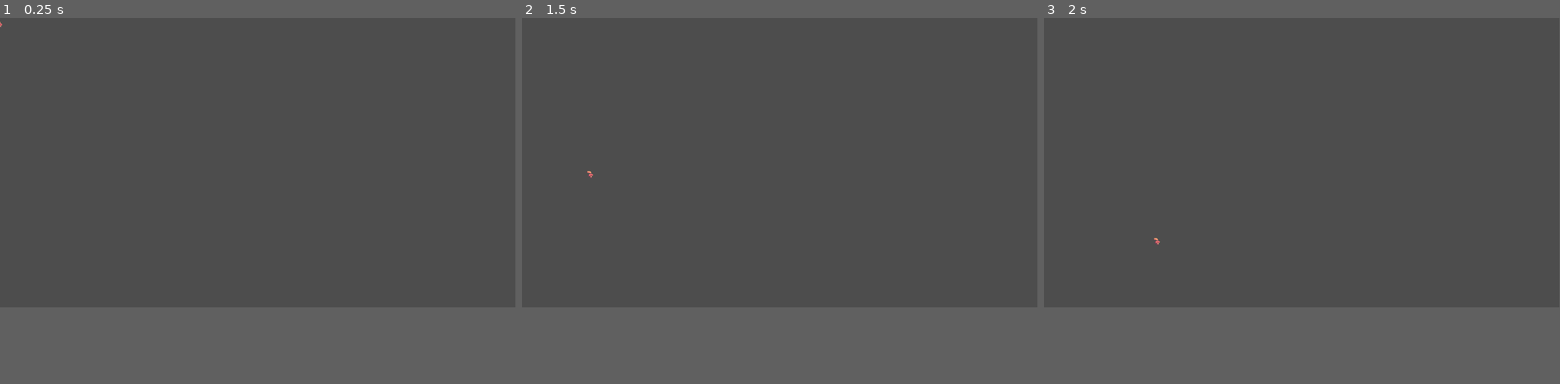
Above: before the commit, frames 1-3 (left to right).
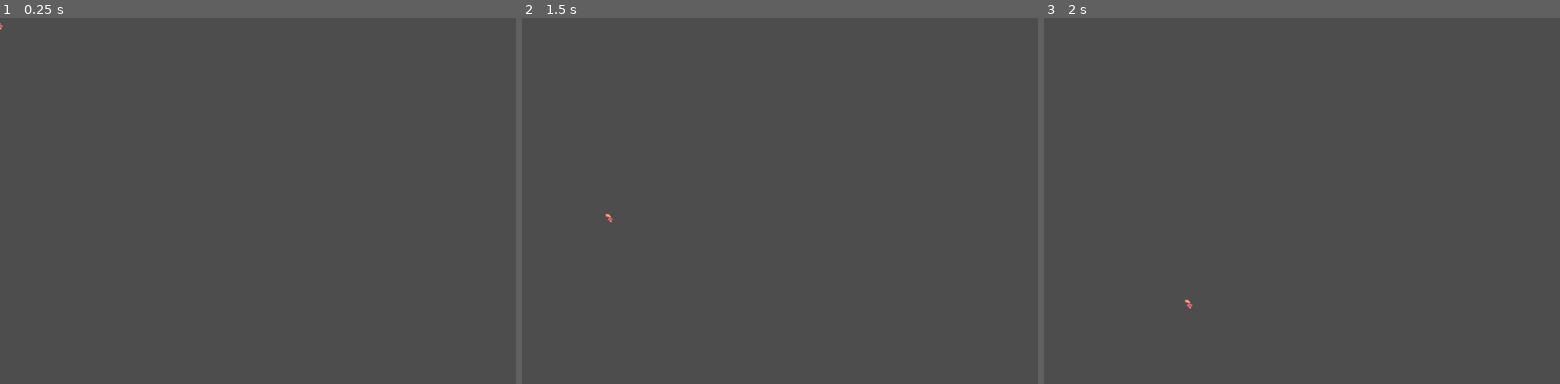
Above: after the commit, the same moments.

Repository: CBurgess97/godot-platformer
Game: Godot game, scene res://Player/player.tscn
Same seed, same stepped clock (60 frames per second), same inputs: the game is played once before the commit and once after it.
Inputs:
- Up to frame 1 (0.25 s): no input
- Up to frame 2 (1.5 s): tap Enter at 0.5 s; hold Right (ui_right) from 0.53 s (still down); tap Up (ui_up) at 0.77 s
- Up to frame 3 (2 s): keep holding Right (ui_right); tap Up (ui_up) at 1.52 s
In our replay, the window is 799x449 before the commit and 800x568 after it. These sizes can differ from the game's own. Grey fills any space a smaller window leaves; there, only what the larger window draws over its background counts as a difference.

The runs differ from the first frame. In frame 1, less than 0.1% of the frame differs, in the area x 0-1%, y 1-4%; in frame 2, less than 0.1%; in frame 3, less than 0.1%, in the area x 21-29%, y 60-80%.

Commit message:
Camera And Window Size Tweaks

Diff:
--- a/Game.tscn
+++ b/Game.tscn
@@ -30,10 +30,10 @@
 
 [node name="TextureRect" type="TextureRect" parent="LevelManager/Node2D"]
 z_index = -20
-offset_left = -727.0
-offset_top = -390.0
-offset_right = 835.0
-offset_bottom = 435.0
+offset_left = -755.0
+offset_top = -422.0
+offset_right = 807.0
+offset_bottom = 403.0
 pivot_offset = Vector2(5.55, 0)
 texture = SubResource("GradientTexture2D_u44n3")
 
--- a/Levels/TestLevel1.tscn
+++ b/Levels/TestLevel1.tscn
@@ -29,9 +29,10 @@
 position = Vector2(-16, 0)
 
 [node name="Camera2D" type="Camera2D" parent="."]
-position = Vector2(8, -70)
-zoom = Vector2(3, 3)
+position = Vector2(8, -40)
+zoom = Vector2(5, 5)
 script = ExtResource("6_624pj")
+damping = 10.0
 
 [node name="TileMapLayer" type="TileMapLayer" parent="."]
 z_index = -5
--- a/project.godot
+++ b/project.godot
@@ -15,6 +15,12 @@
 config/features=PackedStringArray("4.4", "Forward Plus")
 config/icon="res://icon.svg"
 
+[display]
+
+window/size/viewport_width=900
+window/size/viewport_height=640
+window/size/resizable=false
+
 [global_group]
 
 player=""
